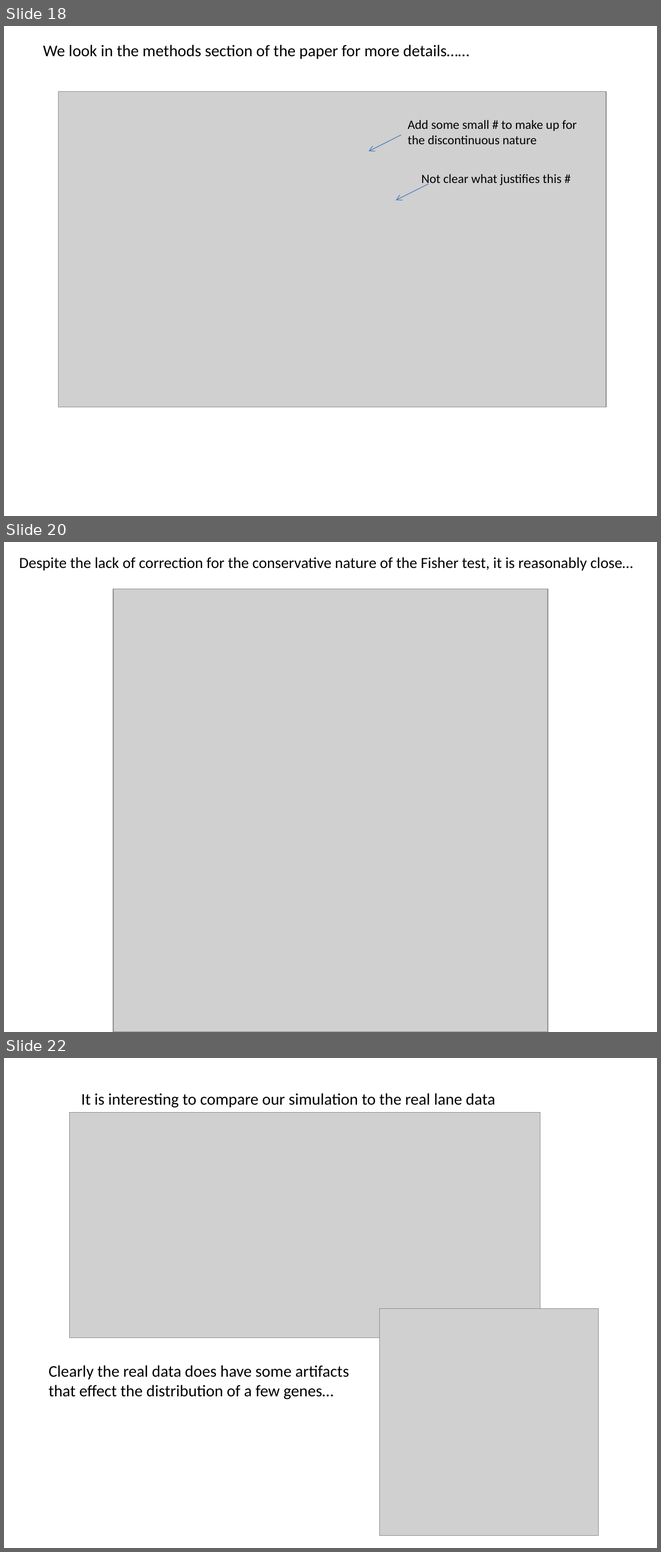
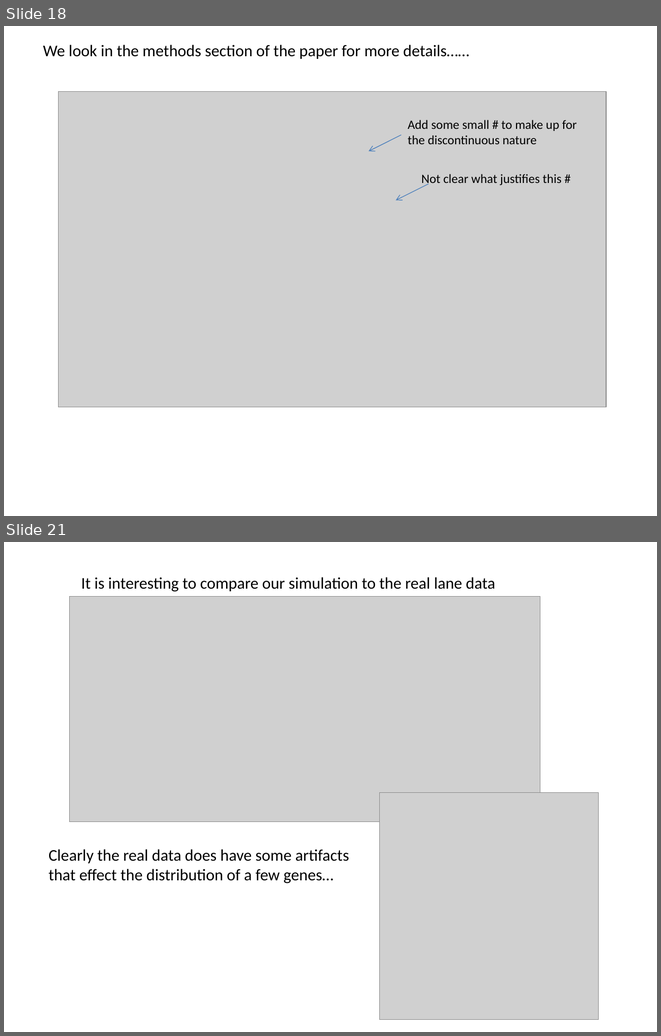
Before and after one commit to afodor/afodor.github.io, a slide deck: classes/stats2015/Lecture7.pptx. Shown one above the other, each under a label of ours: slides 18, 20 and 22 before the commit, slides 18 and 21 after it; the slides between them are not shown. The pictures are 661x1552 and 661x1036 pixels, drawn with LibreOffice and Linux fonts; fonts in the diff are those of the drawing; grey boxes stand for pictures. Boxes give left, top, right and bottom in pixels: in the first picture for what was removed or moved away, otherwise in the second. Text is boxed around its words. In the diff, an @@ line names an element or a change of style, - is before the commit and + after.

```diff
--- a/classes/stats2015/Lecture7.pptx
+++ b/classes/stats2015/Lecture7.pptx
@@ slide 20 removed at [4,542,657,1032], background #FFFFFF @@
@@ text removed at [19,557,633,571] @@
-Despite the lack of correction for the conservative nature of the Fisher test, it is reasonably close…
@@ picture removed at [113,589,548,1032] @@
@@ what was slide 22 is now slide 21 @@
```
Also in this commit, not shown: 7 slides changed, 1 slide added, 2 other slides removed.
